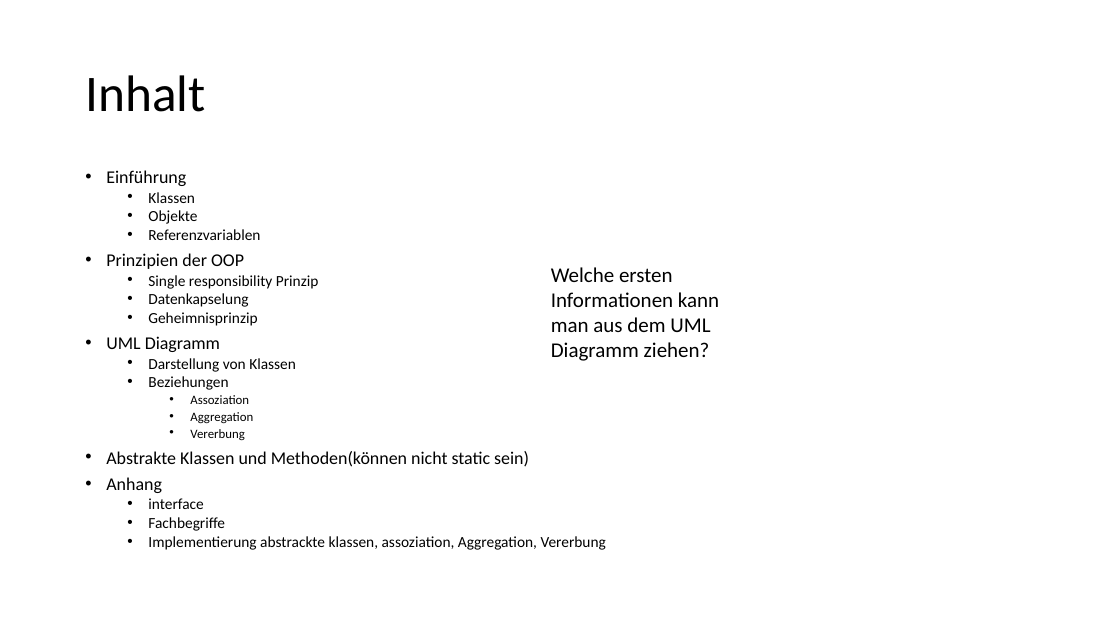
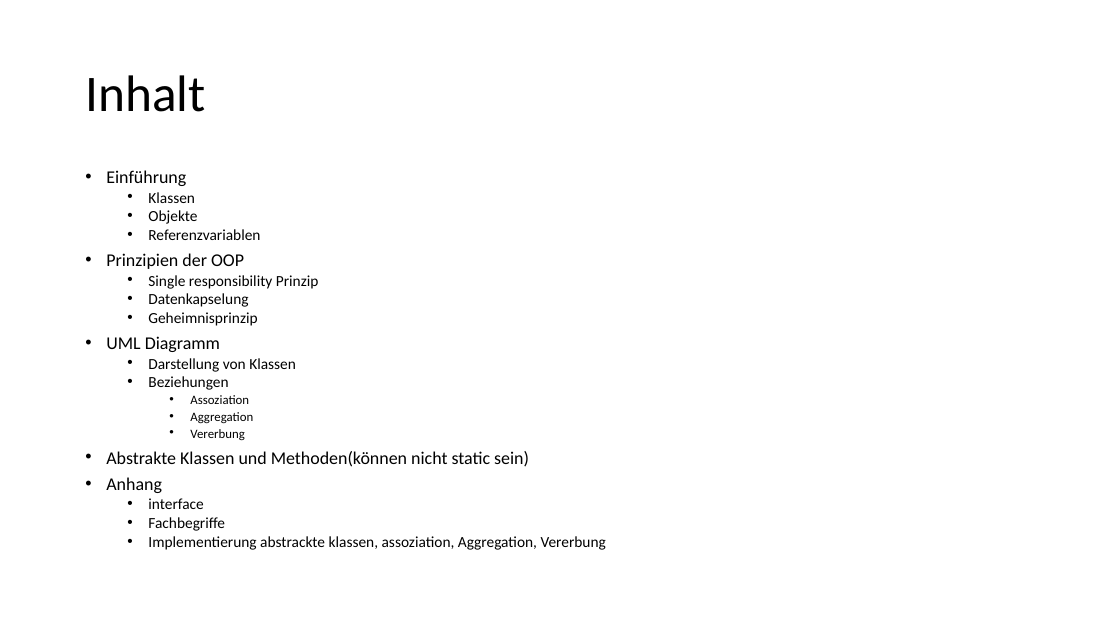
Before and after one commit to jeder49/ABI_Info, a slide deck: slide 2 of Q1/OOP/OOP.pptx. Drawn at 1120x630 pixels with LibreOffice and Linux fonts; fonts in the diff are those of the drawing. Boxes give left, top, right and bottom in pixels: in the first picture for what was removed or moved away, otherwise in the second. Text is boxed around its words. In the diff, an @@ line names an element or a change of style, - is before the commit and + after.

```diff
--- a/Q1/OOP/OOP.pptx
+++ b/Q1/OOP/OOP.pptx
@@ text removed at bbox=[551, 267, 719, 361] @@
-Welche ersten Informationen kann man aus dem UML Diagramm ziehen?
```
Also in this commit, not shown: 7 other slides changed, 2 slides added, 1 slide removed, 4 other files.
